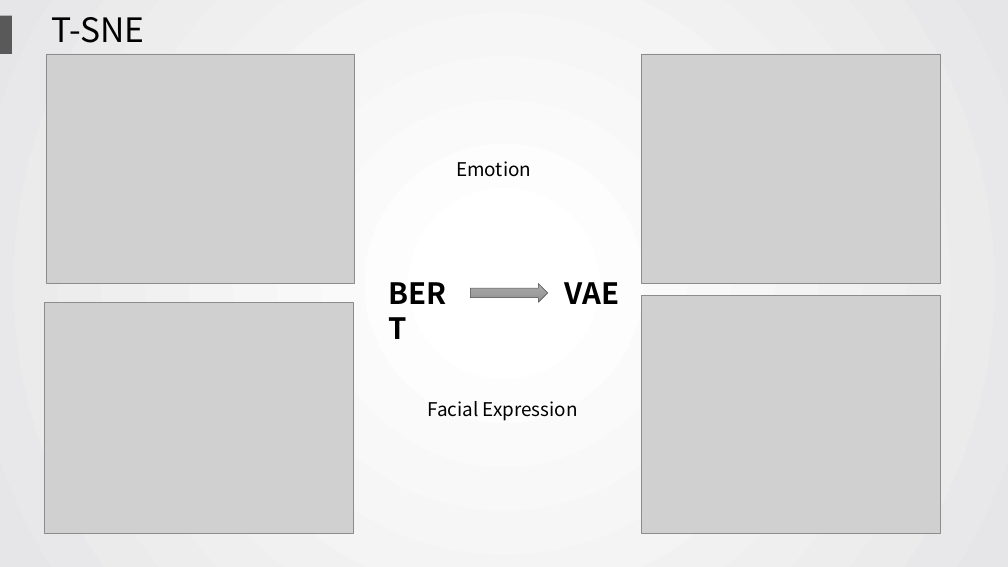
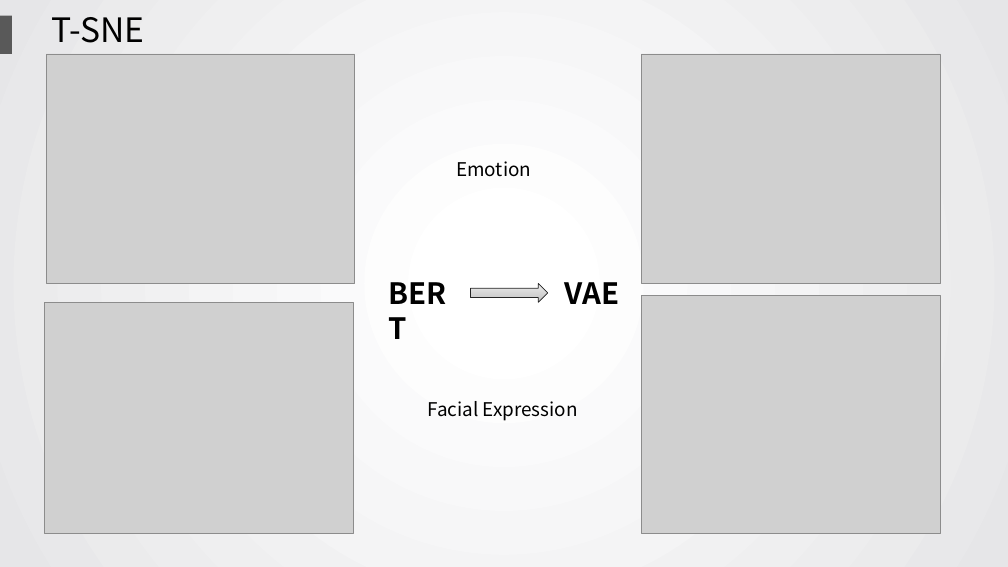
Before and after one commit to wolvestotem/Rumor-Detection, a slide deck: slide 15 of 580presentation.pptx. Drawn at 1008x567 pixels with LibreOffice and Linux fonts; fonts in the diff are those of the drawing; grey boxes stand for pictures. Boxes give left, top, right and bottom in pixels: in the first picture for what was removed or moved away, otherwise in the second. Text is boxed around its words. In the diff, an @@ line names an element or a change of style, - is before the commit and + after.

```diff
--- a/580presentation.pptx
+++ b/580presentation.pptx
@@ right arrow at (470,284,547,302): fill gradient #ACACAC to #A0A0A0 to #909090 to gradient #BEBEBE to #D1D1D1 to #EEEEEE; outline #595959 0.5 pt to #252525 0.75 pt @@
```
Also in this commit, not shown: 15 other slides changed, 5 slides added, 2 slides removed.
